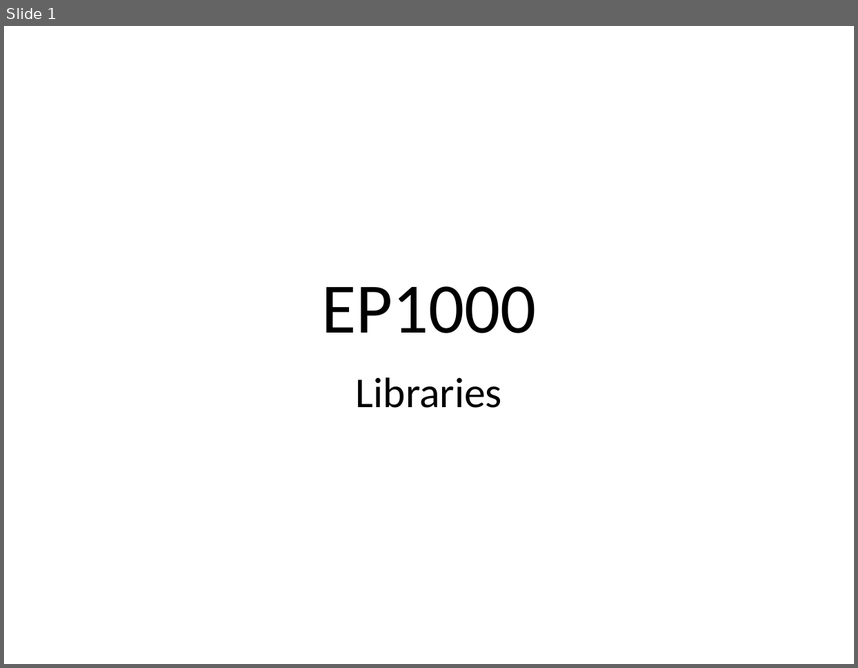
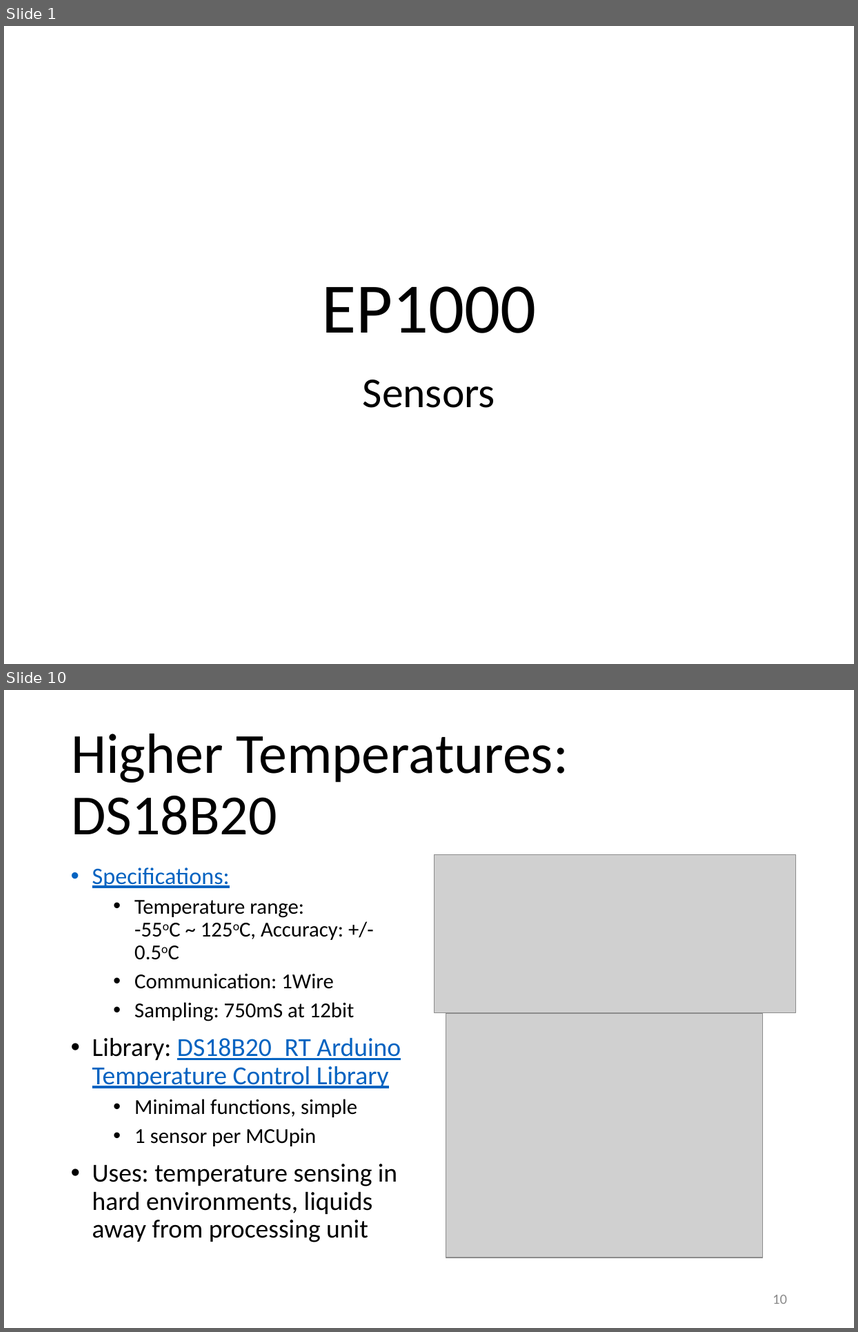
Before and after one commit to RDorville/digfab, a slide deck: presentations/ep1000_sensors/ep1000_sensors.pptx. Shown one above the other, each under a label of ours: slide 1 before the commit, slides 1 and 10 after it; the slides between them are not shown. The pictures are 858x668 and 858x1332 pixels, drawn with LibreOffice and Linux fonts; fonts in the diff are those of the drawing; grey boxes stand for pictures; background and template pictures are left out. Boxes give left, top, right and bottom in pixels: in the first picture for what was removed or moved away, otherwise in the second. Text is boxed around its words. In the diff, an @@ line names an element or a change of style, - is before the commit and + after.

Commit message:
added ep1000 sensors

```diff
--- a/presentations/ep1000_sensors/ep1000_sensors.pptx
+++ b/presentations/ep1000_sensors/ep1000_sensors.pptx
@@ slide 10 added at [4,690,854,1328], background #FFFFFF @@
@@ title added at [71,733,568,835], 48 pt, text #000000 @@
+Higher Temperatures: DS18B20
@@ picture added at [434,855,795,1013] @@
@@ text added at [92,867,401,1242], 18 pt, text #000000 @@
+• Specifications:
+  • Temperature range:
+    -55oC ~ 125oC, Accuracy: +/- 0.5oC
+  • Communication: 1Wire
+  • Sampling: 750mS at 12bit
+• Library: DS18B20_RT Arduino Temperature Control Library
+  • Minimal functions, simple
+  • 1 sensor per MCUpin
+• Uses: temperature sensing in hard environments, liquids away from processing unit
@@ picture added at [446,1013,763,1257] @@
@@ page number added at [773,1294,787,1303], 12 pt, text #8C8C8C @@
+10
@@ slide 1 changed as well @@
@@ subtitle at [363,379,495,408]: text changed @@
-Libraries
+Sensors
```
Also in this commit, not shown: 2 other slides changed, 12 other slides added, 6 slides removed, 11 other files.
